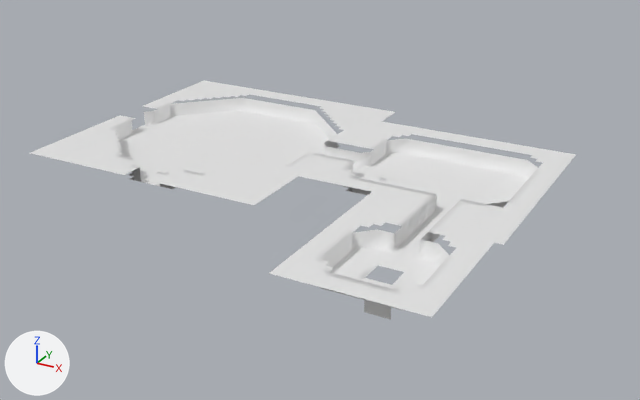
Before and after pictures for a commit that changed the OBJ model Ods217/Assets/Level_Data/lvl_PirateShip/Meshes/lvl2_PirateElevator3.obj.
Rendered twice from a camera (50 mm lens) standing at (33.1, -72.3, 43.1) and looking at (-17.0, 18.7, -2.4). The lights are fixed; the arrows at lower left show +X, +Y and +Z. Where no turn or scale is listed for an object, it has been applied to the vertices. Vertices at the same position are counted once.
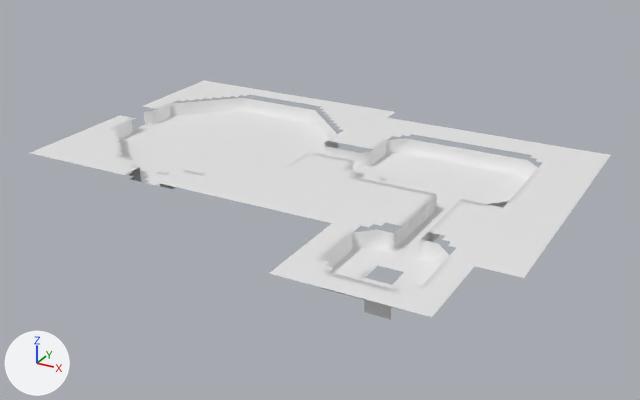
Pixel boxes (x1, y1, x2, y2) of what changed, in the pictures (640 x 400 px):
'Default', reshaped (6% wider)
    before: (30, 81, 576, 319)
    after: (30, 81, 611, 319)
part 1 of me_default, added
    after: (385, 118, 611, 278)
part 2 of me_default, added
    after: (255, 176, 368, 223)

The change, as a list of edits to the scene's bpy script:
```text
Change me_default:
    used by ob_default; location = (0.0, 0.0, 0.0)
    remove me_default.from_pydata(...)  # 2789 vertices, 4830 faces; spans x -53.0..10.0, y -8.0..44.0, z -4.0..2.0
    add me_default.from_pydata(...)  # 3097 vertices, 5458 faces; spans x -53.0..14.0, y -8.0..44.0, z -4.0..2.0
    me_default part 1: 218 vertices added at x -17.0..14.0, y 3.0..41.0, z 2.0
    me_default part 2: 90 vertices added at x -17.0..-9.0, y 5.0..14.0, z 2.0
```
